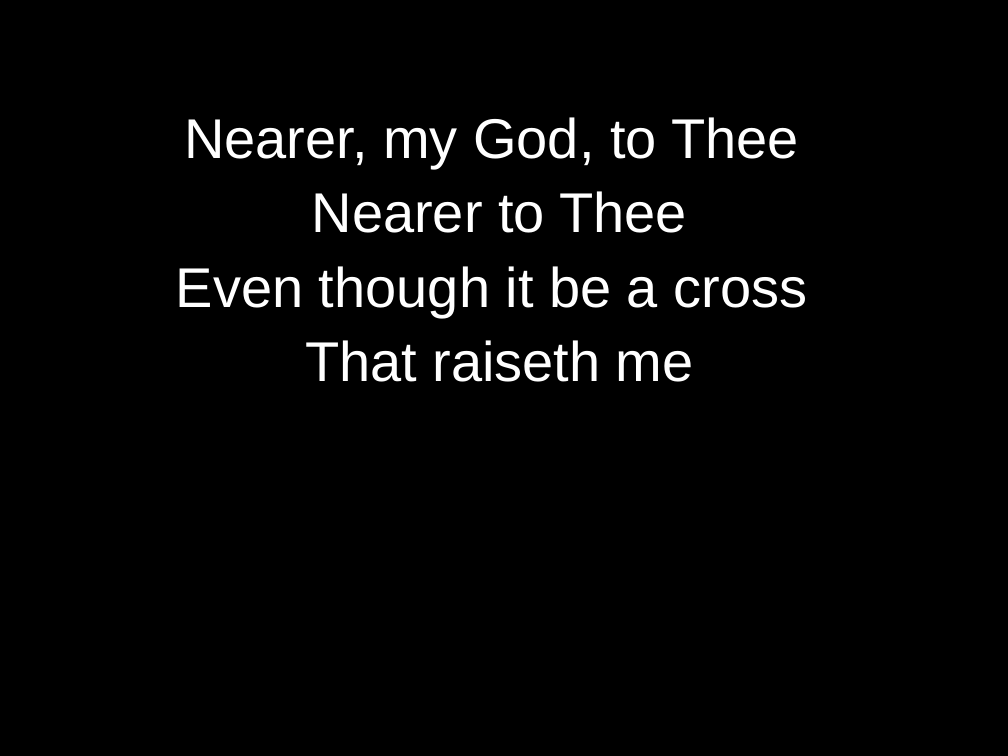
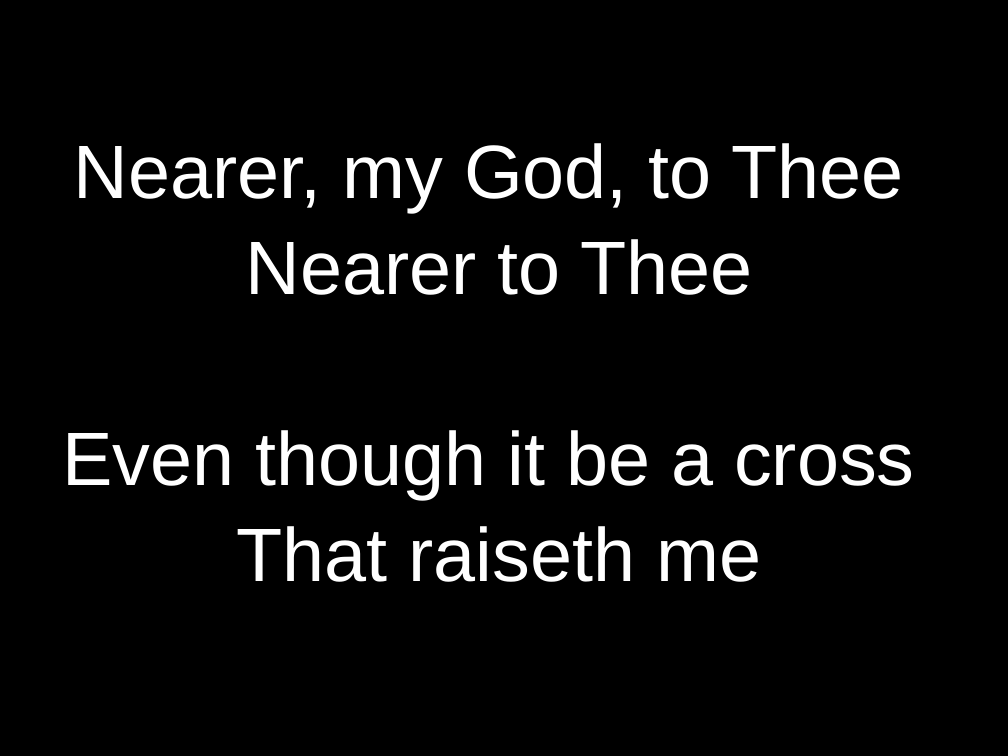
Before and after one commit to kendall412/worship, a slide deck: slide 2 of Nearer My God To Thee.pptx. Drawn at 1008x756 pixels with LibreOffice and Linux fonts; fonts in the diff are those of the drawing. Boxes give left, top, right and bottom in pixels: in the first picture for what was removed or moved away, otherwise in the second. Text is boxed around its words. In the diff, an @@ line names an element or a change of style, - is before the commit and + after.

```diff
--- a/Nearer My God To Thee.pptx
+++ b/Nearer My God To Thee.pptx
@@ subtitle "Nearer, my God, to Thee" at (62, 143, 915, 582): size 40 to 54 pt @@
```
Also in this commit, not shown: 7 other slides changed, 10 other files.
